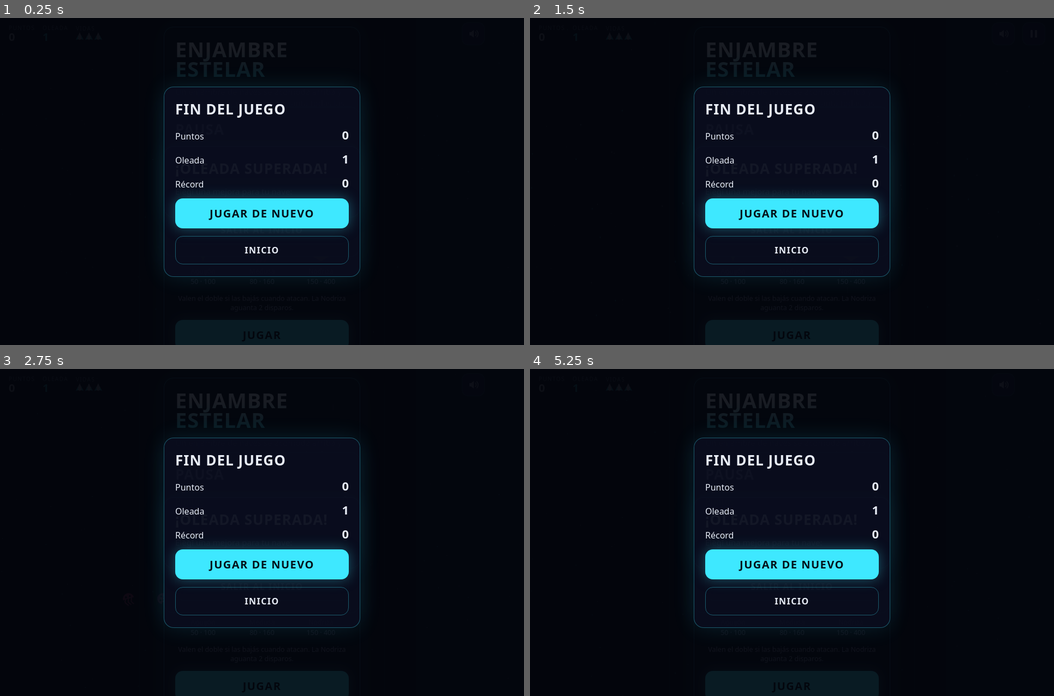
Above: before the commit, frames 1-4 (two rows, left to right).
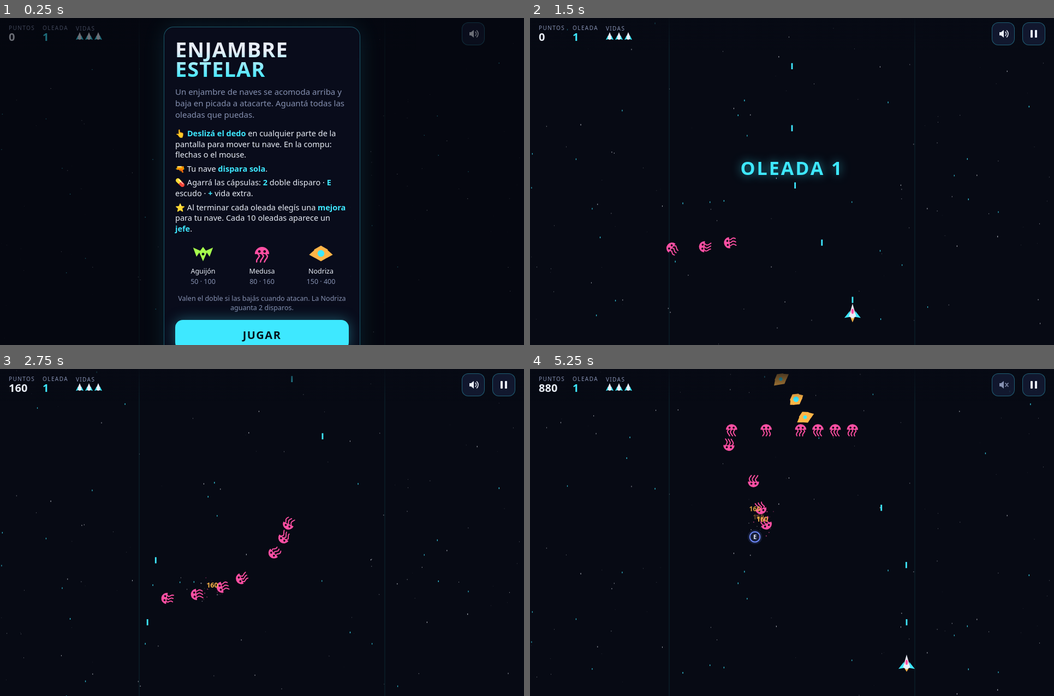
Above: after the commit, the same moments.

Repository: victorbenitez012/juegos
Game: browser game, page enjambre-estelar/index.html
Same seed, same stepped clock (60 frames per second), same inputs: the game is played once before the commit and once after it.
Inputs (mouse positions are in pixels of both pictures, inside the frame that each line leads up to):
- Up to frame 1 (0.25 s): no input
- Up to frame 2 (1.5 s): click "JUGAR DE NUEVO" (after the commit: "JUGAR") at 0.27 s; hold Right from 1.03 s (still down); click (792, 214) at 1.07 s; tap Space at 1.1 s
- Up to frame 3 (2.75 s): release Right at 1.53 s; hold Down 1.58-1.85 s; tap Space at 1.6, 2.1, 2.6 s; click (157, 499) at 1.67 s; hold Left 1.9-2.47 s; click (503, 385) at 2.02 s, where only the run after the commit has a clickable "Pausa"; click (366, 483) at 2.27 s; tap Escape at 2.52 s; hold Up from 2.52 s (still down)
- Up to frame 4 (5.25 s): release Up at 2.82 s; click (870, 597) at 2.87 s; hold Right 2.87-3.53 s; tap Space every 0.5 s from 3.1 to 5.1 s; click (661, 614) at 3.47 s; hold Up 3.58-3.82 s; hold Left 3.87-4.3 s; click (792, 467) at 4.07 s; hold Down 4.35-4.68 s; click (1001, 385) at 4.52 s, where only the run after the commit has a clickable "Silenciar sonido"; click (949, 548) at 4.67 s; hold Right 4.73-5.23 s

The runs differ from the first frame. In frame 1, 11% of the frame differs, in the area x 0-98%, y 1-100%; in frame 2, 6.7%; in frame 3, 6.2%; in frame 4, 6.8%.

Commit message:
Arreglo: regla [hidden] de Claude fuera de Claude (Enjambre quedaba trabado en el aviso)

Diff:
--- a/enjambre-estelar/index.html
+++ b/enjambre-estelar/index.html
@@ -1 +1 @@
-<!doctype html> <html lang="es"> <head> <meta charset="utf-8"> <meta name="viewport" content="width=device-width,initial-scale=1,viewport-fit=cover"> </head> <body> <title>Enjambre Estelar</t …(30862 unchanged characters)…
+<!doctype html> <html lang="es"> <head> <meta charset="utf-8"> <meta name="viewport" content="width=device-width,initial-scale=1,viewport-fit=cover"> <style>:root{color-scheme:light;box-sizing:border-box;padding-top:env(safe-area-inset-top,0);padding-bottom:env(safe-area-inset-bottom,0)}html{scroll-padding-top:env(safe-area-inset-top,0px)}body{margin:0;padding:0;font:14px -apple-system,BlinkMacSystemFont,sans-serif;background:#fff;color:#000}img{max-width:100%}[hidden]:not([hidden=until-found i]){display:none!important}</style> </head> <body> <title>Enjambre Estelar</t …(30862 unchanged characters)…
